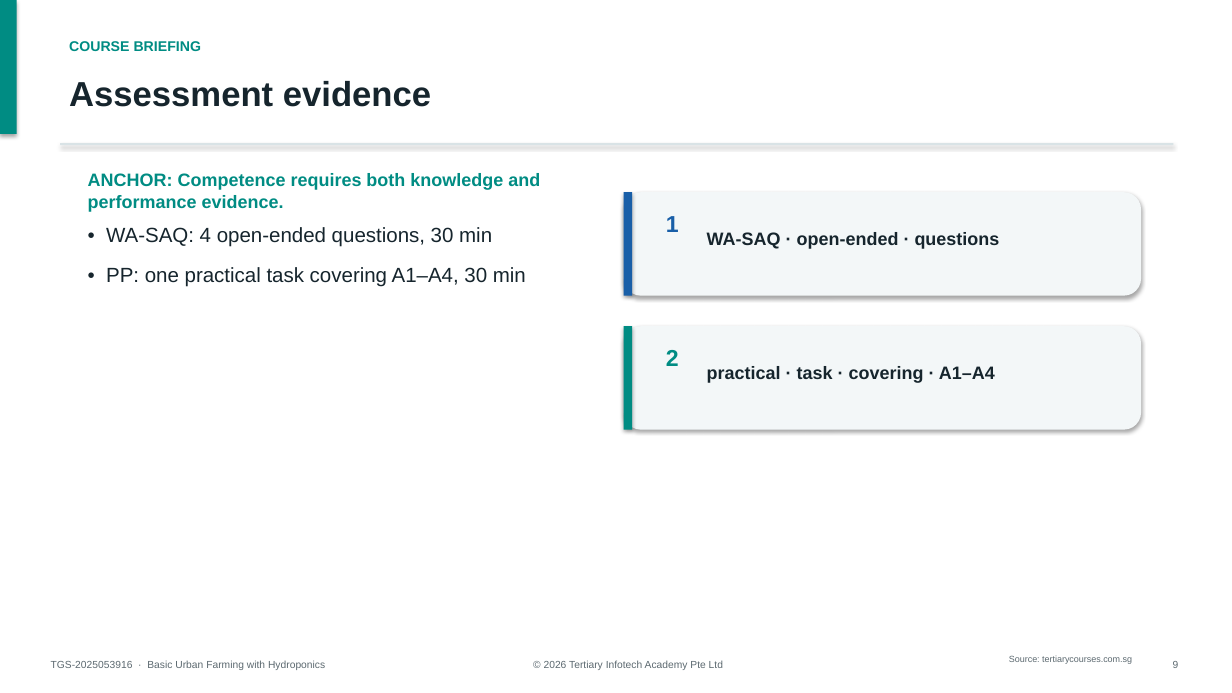
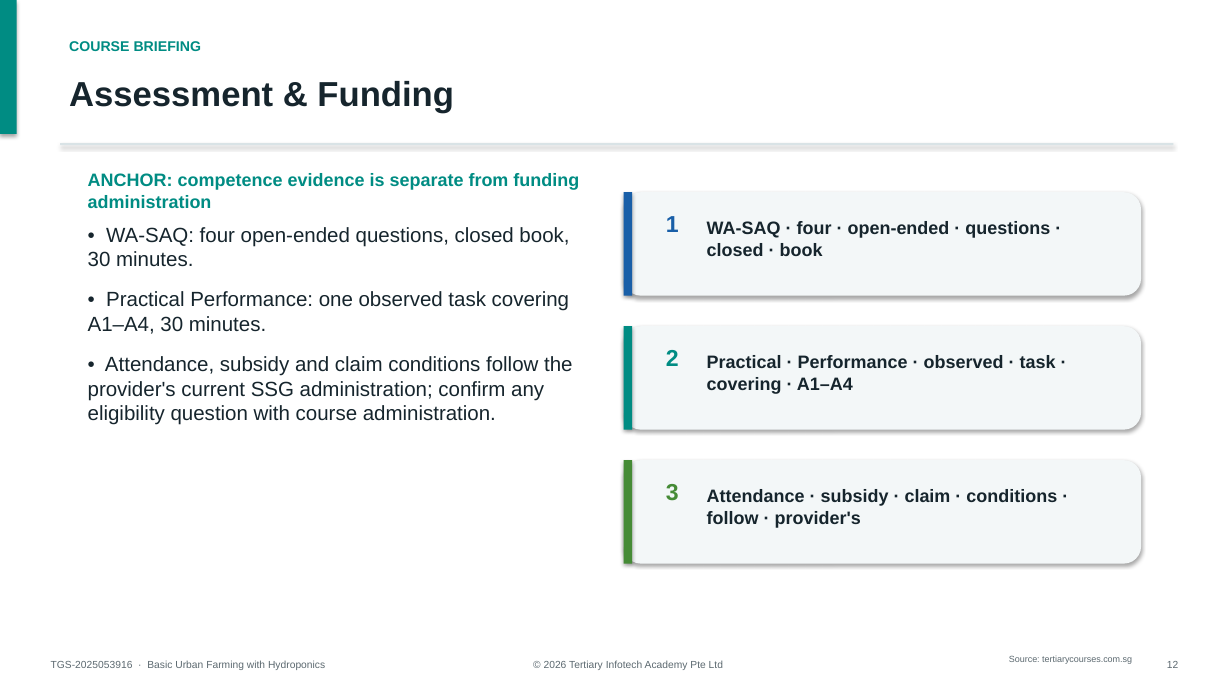
Before and after one commit to tertiarycourses/TGS-2025053916-Basic-Urban-Farming-with-Hydroponics, a slide deck: slide 12 of courseware/WSQ-Course-Slides-TGS-2025053916-Basic-Urban-Farming-with-Hydroponics-v2.0.pptx (slide 9 before the commit). Drawn at 1232x693 pixels with LibreOffice and Linux fonts; fonts in the diff are those of the drawing. Boxes give left, top, right and bottom in pixels: in the first picture for what was removed or moved away, otherwise in the second. Text is boxed around its words. In the diff, an @@ line names an element or a change of style, - is before the commit and + after.

Commit message:
feat: add complete WSQ admin slide sequence

```diff
--- a/courseware/WSQ-Course-Slides-TGS-2025053916-Basic-Urban-Farming-with-Hydroponics-v2.0.pptx
+++ b/courseware/WSQ-Course-Slides-TGS-2025053916-Basic-Urban-Farming-with-Hydroponics-v2.0.pptx
@@ text at <box>69,81,453,113</box>: text changed @@
-Assessment evidence
+Assessment & Funding
@@ text at <box>88,173,579,208</box>: text changed @@
-ANCHOR: Competence requires both knowledge and performance evidence.
+ANCHOR: competence evidence is separate from funding administration
@@ text at <box>88,227,572,425</box>: text changed @@
-• WA-SAQ: 4 open-ended questions, 30 min
-• PP: one practical task covering A1–A4, 30 min
+• WA-SAQ: four open-ended questions, closed book, 30 minutes.
+• Practical Performance: one observed task covering A1–A4, 30 minutes.
+• Attendance, subsidy and claim conditions follow the provider's current SSG administration; confirm any eligibility question with course administration.
@@ text at <box>707,221,1050,256</box>: text changed @@
-WA-SAQ · open-ended · questions
+WA-SAQ · four · open-ended · questions · closed · book
@@ text at <box>707,355,1056,394</box>: text changed @@
-practical · task · covering · A1–A4
+Practical · Performance · observed · task · covering · A1–A4
@@ rounded rectangle added at <box>624,460,1141,564</box>, fill #F3F7F8 @@
@@ rectangle added at <box>624,460,632,564</box>, fill #458B36 @@
@@ text added at <box>666,484,679,501</box>, 18 pt, text #458B36, bold @@
+3
@@ text added at <box>707,489,1057,528</box>, 14 pt, text #16252D, bold @@
+Attendance · subsidy · claim · conditions · follow · provider's
@@ text at <box>1167,661,1178,668</box>: text changed @@
-9
+12
```
Also in this commit, not shown: 127 other slides changed, 10 slides added, 5 other files.
